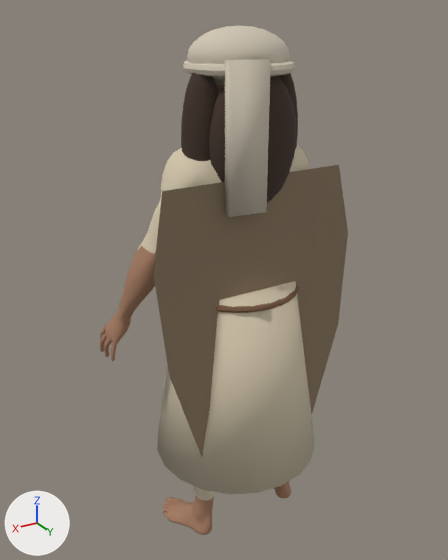
What one commit did to the glTF model assets/herod-temple/character/visitor-realistic-mobile.glb.
Camera for both pictures: a camera (50 mm lens) standing at (1.109, 1.757, 1.915) and looking at (0.024, -0.051, 1.011). Every picture has the same lights, and +X, +Y and +Z are marked at lower left. The first picture is the older version.

Script lines for the objects in view, before the commit:
```python
me_sphere_002 = bpy.data.meshes.new('Sphere.002')
me_sphere_002.from_pydata(...)  # a UV sphere (20 segments, 12 rings, poles along z) spanning x 0.075..0.215, y -0.045..0.085, z 1.31..1.77
me_sphere_002.materials.append(mat_hair_dark_brown)  # brown #423229
me_torus_001 = bpy.data.meshes.new('Torus.001')
me_torus_001.from_pydata(...)  # a torus around z (ring radius 0.215, tube radius 0.012) spanning x -0.227..0.227, y -0.227..0.227, z -0.012..0.012
me_torus_001.materials.append(mat_aged_leather)  # brown #7c5b42
me_woven_cape_mesh = bpy.data.meshes.new('woven_cape_mesh')
me_woven_cape_mesh.from_pydata([(-0.34, 0.12, 1.43), (0.34, 0.12, 1.43), (0.39, 0.14, 1.18), (0.36, 0.16, 0.82), (0.25, 0.17, 0.45), (0.0, 0.18, 0.38), (-0.25, 0.17, 0.45), (-0.36, 0.16, 0.82), (-0.39, 0.14, 1.18)], [], [(8, 0, 1), (1, 2, 3), (3, 4, 5), (5, 6, 7), (7, 8, 1), (1, 3, 5), (1, 5, 7)])
me_woven_cape_mesh.materials.append(mat_woven_taupe_cloak)
ob_long_hair_right = bpy.data.objects.new('long_hair_right', me_sphere_002)
ob_long_hair_right.location = (0.0, 0.0, 0.0)
ob_narrow_leather_belt = bpy.data.objects.new('narrow_leather_belt', me_torus_001)
ob_narrow_leather_belt.location = (0.0, 0.0, 1.01)
ob_woven_cape = bpy.data.objects.new('woven_cape', me_woven_cape_mesh)
ob_woven_cape.location = (0.0, 0.0, 0.0)
# also in view: 'headscarf_tail' at (0.07, 0.16, 1.56); 'GEO-body_male_realistic' at (0.0, -0.038, 0.923); 'wrapped_headscarf' at (0.0, 0.0, 1.79); 'headscarf_band' at (0.0, 0.0, 1.76); 'knee_length_linen_robe' at (0.0, 0.0, 0.68)
```
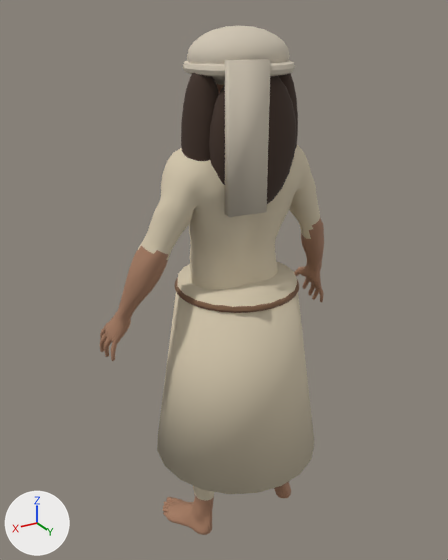
Pixel boxes (x1, y1, x2, y2) of what changed, in the pictures (448 x 560 px):
'woven_cape', deleted (brown)
    before: (154, 165, 348, 457)
'GEO-body_male_realistic', unchanged, uncovered by the edit
    before: (100, 84, 310, 535)
    after: (100, 84, 324, 535)

Diff of the bpy script that builds the scene:
```diff
--- a/assets/herod-temple/character/visitor-realistic-mobile.glb.py
+++ b/assets/herod-temple/character/visitor-realistic-mobile.glb.py
@@ ob_woven_cape @@
-ob_woven_cape = bpy.data.objects.new('woven_cape', me_woven_cape_mesh)
-ob_woven_cape.location = (0.0, 0.0, 0.0)
```
